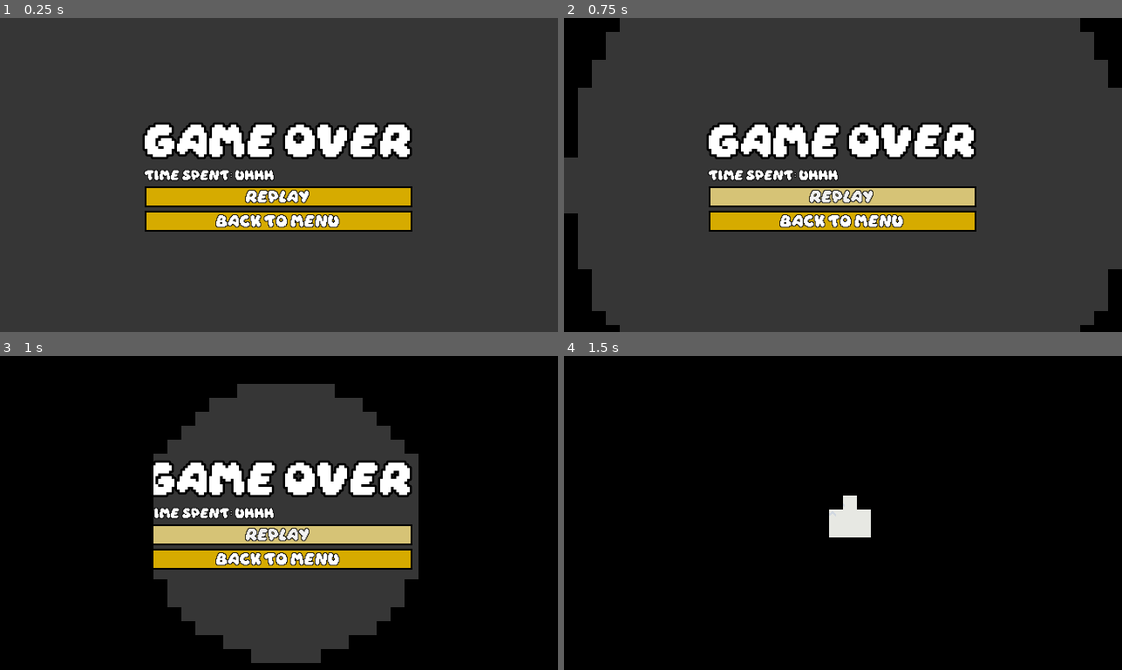
Above: before the commit, frames 1-4 (two rows, left to right).
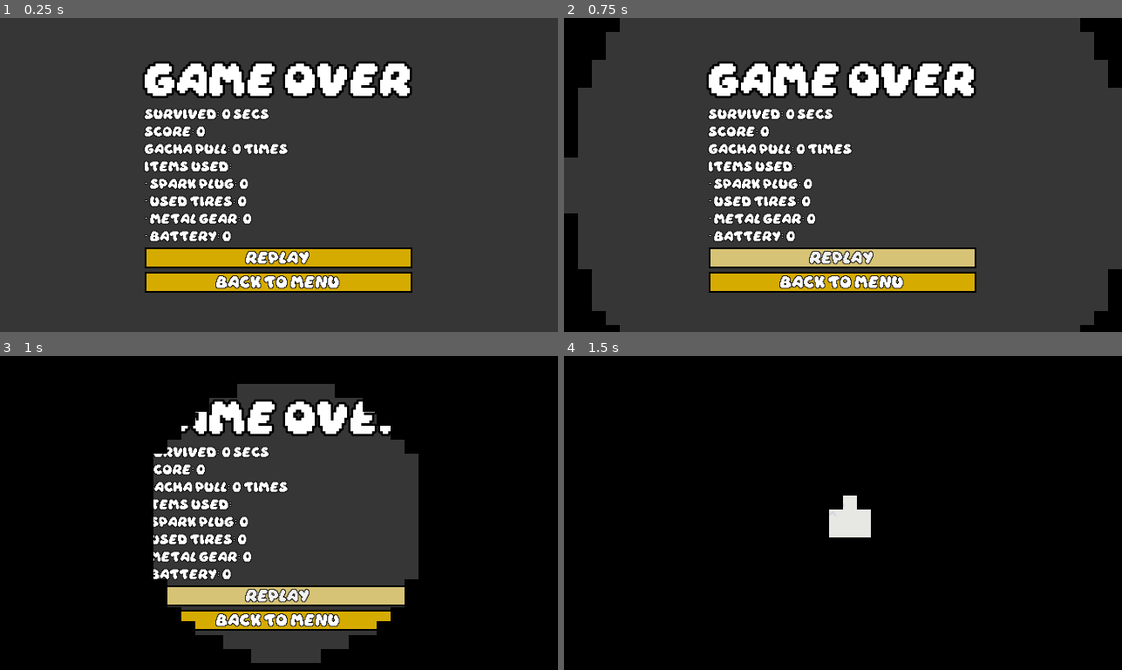
Above: after the commit, the same moments.

Repository: RayhanSP/gamedev-solo
Game: Godot game, scene res://scenes/game_over_ui.tscn
The game is run twice, just before and just after one commit, with the same random seed, the same clock (stepped at 60 frames per second) and the same inputs. This scene is started directly instead of the project's main scene.
Inputs:
- Up to frame 1 (0.25 s): no input
- Up to frame 2 (0.75 s): click "replay" at 0.5 s
- Up to frame 3 (1 s): no input
- Up to frame 4 (1.5 s): click "replay" at 1.25 s

The runs differ from the first frame. In frame 1, 24% of the frame differs, in the area x 25-74%, y 13-88%; in frame 2, 24%; in frame 3, 20%; in frame 4, nothing differs.

Commit message:
refactor: change text placeholder in game over ui

Diff:
--- a/scenes/game_over_ui.tscn
+++ b/scenes/game_over_ui.tscn
@@ -79,7 +79,14 @@
 theme_override_constants/outline_size = 3
 theme_override_fonts/font = ExtResource("3_lk38d")
 theme_override_font_sizes/font_size = 10
-text = "TIME SPENT: uhhh"
+text = "SURVIVED: 0 SECS
+SCORE: 0
+GACHA PULL: 0 TIMES
+ITEMS USED:
+- SPARK PLUG: 0
+- USED TIRES: 0
+- METAL GEAR: 0
+- BATTERY: 0"
 
 [node name="BtnReplay" type="Button" parent="CenterContainer/VBoxContainer" unique_id=361209897]
 layout_mode = 2
